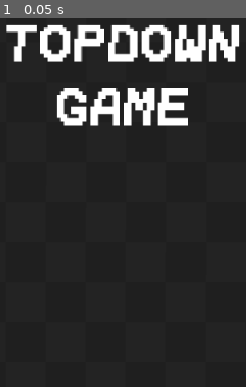
Above: before the commit, frame 1.
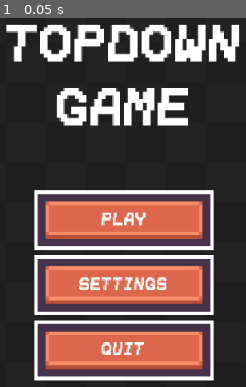
Above: after the commit, the same moment.

Repository: VictorPrazeres/TopDownGame
Game: Godot game, scene res://Scenes/UI/main_menu.tscn
Two runs of this game, one before a commit and one after it. Both use one fixed random seed, a clock stepped at 60 frames per second and the inputs below. The project has no main scene, so this scene is started directly.
Inputs:
- Up to frame 1 (0.05 s): no input

The runs differ from the first frame. In frame 1, 36% of the frame differs, in the area x 13-87%, y 46-99%.

Commit message:
feat(ui): add action buttons
Introduce new interactive button components to enable user actions
and improve interface navigation.

Diff:
--- /dev/null
+++ b/Extra/font_16.tres
@@ -0,0 +1,6 @@
+[gd_resource type="LabelSettings" format=3 uid="uid://4rm1gvou0f2t"]
+
+[ext_resource type="FontFile" uid="uid://cmkei0r5t77jr" path="res://Font/Lilian.ttf" id="1_g5kh2"]
+
+[resource]
+font = ExtResource("1_g5kh2")
--- a/Scenes/UI/main_menu.tscn
+++ b/Scenes/UI/main_menu.tscn
@@ -4,10 +4,20 @@
 [ext_resource type="Texture2D" uid="uid://bjnh3sonwurje" path="res://Sprites/background_tiled.png" id="2_i2xx2"]
 [ext_resource type="Shader" uid="uid://d0wppm343ud1g" path="res://Shaders/background.gdshader" id="2_u7lva"]
 [ext_resource type="LabelSettings" uid="uid://vxh5qk55fkll" path="res://Extra/font_48.tres" id="4_u7lva"]
+[ext_resource type="Texture2D" uid="uid://dy8e3xkc5qdbp" path="res://Sprites/Interface/Tilemap/tilemap_packed.png" id="5_4pqbp"]
+[ext_resource type="LabelSettings" uid="uid://4rm1gvou0f2t" path="res://Extra/font_16.tres" id="6_gih0s"]
 
 [sub_resource type="ShaderMaterial" id="ShaderMaterial_mrfpk"]
 shader = ExtResource("2_u7lva")
 shader_parameter/speed = 0.5
+
+[sub_resource type="AtlasTexture" id="AtlasTexture_k33u3"]
+atlas = ExtResource("5_4pqbp")
+region = Rect2(112, 48, 48, 16)
+
+[sub_resource type="AtlasTexture" id="AtlasTexture_4pqbp"]
+atlas = ExtResource("5_4pqbp")
+region = Rect2(176, 48, 48, 16)
 
 [node name="MainMenu" type="Control" unique_id=1799692364]
 layout_mode = 3
@@ -43,3 +53,289 @@
 GAME"
 label_settings = ExtResource("4_u7lva")
 horizontal_alignment = 1
+
+[node name="MainButtons" type="Control" parent="." unique_id=1446811542]
+custom_minimum_size = Vector2(350, 220)
+layout_mode = 1
+anchors_preset = 8
+anchor_left = 0.5
+anchor_top = 0.5
+anchor_right = 0.5
+anchor_bottom = 0.5
+offset_left = -175.0
+offset_top = -65.0
+offset_right = 175.0
+offset_bottom = 155.0
+grow_horizontal = 2
+grow_vertical = 2
+
+[node name="VBoxContainer" type="VBoxContainer" parent="MainButtons" unique_id=25317617]
+layout_mode = 1
+anchors_preset = 15
+anchor_right = 1.0
+anchor_bottom = 1.0
+grow_horizontal = 2
+grow_vertical = 2
+alignment = 1
+
+[node name="Play" type="Control" parent="MainButtons/VBoxContainer" unique_id=1920595148]
+custom_minimum_size = Vector2(0, 48)
+layout_mode = 2
+
+[node name="PlayButton" type="TextureButton" parent="MainButtons/VBoxContainer/Play" unique_id=687620756]
+custom_minimum_size = Vector2(180, 48)
+layout_mode = 1
+anchors_preset = 8
+anchor_left = 0.5
+anchor_top = 0.5
+anchor_right = 0.5
+anchor_bottom = 0.5
+offset_left = -90.0
+offset_top = -24.0
+offset_right = 90.0
+offset_bottom = 24.0
+grow_horizontal = 2
+grow_vertical = 2
+texture_normal = SubResource("AtlasTexture_k33u3")
+ignore_texture_size = true
+stretch_mode = 5
+
+[node name="Label" type="Label" parent="MainButtons/VBoxContainer/Play/PlayButton" unique_id=1332610017]
+layout_mode = 1
+anchors_preset = 15
+anchor_right = 1.0
+anchor_bottom = 1.0
+grow_horizontal = 2
+grow_vertical = 2
+text = "PLAY"
+label_settings = ExtResource("6_gih0s")
+horizontal_alignment = 1
+vertical_alignment = 1
+
+[node name="Settings" type="Control" parent="MainButtons/VBoxContainer" unique_id=981869235]
+custom_minimum_size = Vector2(0, 48)
+layout_mode = 2
+
+[node name="SettingsButton" type="TextureButton" parent="MainButtons/VBoxContainer/Settings" unique_id=1989229021]
+custom_minimum_size = Vector2(180, 48)
+layout_mode = 1
+anchors_preset = 8
+anchor_left = 0.5
+anchor_top = 0.5
+anchor_right = 0.5
+anchor_bottom = 0.5
+offset_left = -90.0
+offset_top = -24.0
+offset_right = 90.0
+offset_bottom = 24.0
+grow_horizontal = 2
+grow_vertical = 2
+texture_normal = SubResource("AtlasTexture_k33u3")
+ignore_texture_size = true
+stretch_mode = 5
+
+[node name="Label" type="Label" parent="MainButtons/VBoxContainer/Settings/SettingsButton" unique_id=2103290777]
+layout_mode = 1
+anchors_preset = 15
+anchor_right = 1.0
+anchor_bottom = 1.0
+grow_horizontal = 2
+grow_vertical = 2
+text = "SETTINGS"
+label_settings = ExtResource("6_gih0s")
+horizontal_alignment = 1
+vertical_alignment = 1
+
+[node name="Quit" type="Control" parent="MainButtons/VBoxContainer" unique_id=916735429]
+custom_minimum_size = Vector2(0, 48)
+layout_mode = 2
+
+[node name="QuitButton" type="TextureButton" parent="MainButtons/VBoxContainer/Quit" unique_id=1050185035]
+custom_minimum_size = Vector2(180, 48)
+layout_mode = 1
+anchors_preset = 8
+anchor_left = 0.5
+anchor_top = 0.5
+anchor_right = 0.5
+anchor_bottom = 0.5
+offset_left = -90.0
+offset_top = -24.0
+offset_right = 90.0
+offset_bottom = 24.0
+grow_horizontal = 2
+grow_vertical = 2
+texture_normal = SubResource("AtlasTexture_k33u3")
+ignore_texture_size = true
+stretch_mode = 5
+
+[node name="Label" type="Label" parent="MainButtons/VBoxContainer/Quit/QuitButton" unique_id=405252842]
+layout_mode = 1
+anchors_preset = 15
+anchor_right = 1.0
+anchor_bottom = 1.0
+grow_horizontal = 2
+grow_vertical = 2
+text = "QUIT"
+label_settings = ExtResource("6_gih0s")
+horizontal_alignment = 1
+vertical_alignment = 1
+
+[node name="SettingsButtons" type="Control" parent="." unique_id=2062001242]
+custom_minimum_size = Vector2(350, 220)
+layout_mode = 1
+anchors_preset = 8
+anchor_left = 0.5
+anchor_top = 0.5
+anchor_right = 0.5
+anchor_bottom = 0.5
+offset_left = 238.0
+offset_top = -65.0
+offset_right = 588.0
+offset_bottom = 155.0
+grow_horizontal = 2
+grow_vertical = 2
+
+[node name="VBoxContainer" type="VBoxContainer" parent="SettingsButtons" unique_id=1156993066]
+layout_mode = 1
+anchors_preset = 15
+anchor_right = 1.0
+anchor_bottom = 1.0
+grow_horizontal = 2
+grow_vertical = 2
+alignment = 1
+
+[node name="Music" type="Control" parent="SettingsButtons/VBoxContainer" unique_id=1043251458]
+custom_minimum_size = Vector2(0, 48)
+layout_mode = 2
+
+[node name="MusicButton" type="TextureButton" parent="SettingsButtons/VBoxContainer/Music" unique_id=922692902]
+custom_minimum_size = Vector2(180, 48)
+layout_mode = 1
+anchors_preset = 8
+anchor_left = 0.5
+anchor_top = 0.5
+anchor_right = 0.5
+anchor_bottom = 0.5
+offset_left = -90.0
+offset_top = -24.0
+offset_right = 90.0
+offset_bottom = 24.0
+grow_horizontal = 2
+grow_vertical = 2
+texture_normal = SubResource("AtlasTexture_4pqbp")
+ignore_texture_size = true
+stretch_mode = 5
+
+[node name="Label" type="Label" parent="SettingsButtons/VBoxContainer/Music/MusicButton" unique_id=2011268778]
+layout_mode = 1
+anchors_preset = 15
+anchor_right = 1.0
+anchor_bottom = 1.0
+grow_horizontal = 2
+grow_vertical = 2
+text = "MUSIC"
+label_settings = ExtResource("6_gih0s")
+horizontal_alignment = 1
+vertical_alignment = 1
+
+[node name="SFX" type="Control" parent="SettingsButtons/VBoxContainer" unique_id=149236827]
+custom_minimum_size = Vector2(0, 48)
+layout_mode = 2
+
+[node name="SFXButton" type="TextureButton" parent="SettingsButtons/VBoxContainer/SFX" unique_id=1415678749]
+custom_minimum_size = Vector2(180, 48)
+layout_mode = 1
+anchors_preset = 8
+anchor_left = 0.5
+anchor_top = 0.5
+anchor_right = 0.5
+anchor_bottom = 0.5
+offset_left = -90.0
+offset_top = -24.0
+offset_right = 90.0
+offset_bottom = 24.0
+grow_horizontal = 2
+grow_vertical = 2
+texture_normal = SubResource("AtlasTexture_4pqbp")
+ignore_texture_size = true
+stretch_mode = 5
+
+[node name="Label" type="Label" parent="SettingsButtons/VBoxContainer/SFX/SFXButton" unique_id=2106722478]
+layout_mode = 1
+anchors_preset = 15
+anchor_right = 1.0
+anchor_bottom = 1.0
+grow_horizontal = 2
+grow_vertical = 2
+text = "SFX"
+label_settings = ExtResource("6_gih0s")
+horizontal_alignment = 1
+vertical_alignment = 1
+
+[node name="Window" type="Control" parent="SettingsButtons/VBoxContainer" unique_id=758093911]
+custom_minimum_size = Vector2(0, 48)
+layout_mode = 2
+
+[node name="WindowButton" type="TextureButton" parent="SettingsButtons/VBoxContainer/Window" unique_id=394895791]
+custom_minimum_size = Vector2(180, 48)
+layout_mode = 1
+anchors_preset = 8
+anchor_left = 0.5
+anchor_top = 0.5
+anchor_right = 0.5
+anchor_bottom = 0.5
+offset_left = -90.0
+offset_top = -24.0
+offset_right = 90.0
+offset_bottom = 24.0
+grow_horizontal = 2
+grow_vertical = 2
+texture_normal = SubResource("AtlasTexture_4pqbp")
+ignore_texture_size = true
+stretch_mode = 5
+
+[node name="Label" type="Label" parent="SettingsButtons/VBoxContainer/Window/WindowButton" unique_id=1529722494]
+layout_mode = 1
+anchors_preset = 15
+anchor_right = 1.0
+anchor_bottom = 1.0
+grow_horizontal = 2
+grow_vertical = 2
+text = "WINDOWED"
+label_settings = ExtResource("6_gih0s")
+horizontal_alignment = 1
+vertical_alignment = 1
+
+[node name="Back" type="Control" parent="SettingsButtons/VBoxContainer" unique_id=238845404]
+custom_minimum_size = Vector2(0, 48)
+layout_mode = 2
+
+[node name="BackButton" type="TextureButton" parent="SettingsButtons/VBoxContainer/Back" unique_id=162687140]
+custom_minimum_size = Vector2(180, 48)
+layout_mode = 1
+anchors_preset = 8
+anchor_left = 0.5
+anchor_top = 0.5
+anchor_right = 0.5
+anchor_bottom = 0.5
+offset_left = -90.0
+offset_top = -24.0
+offset_right = 90.0
+offset_bottom = 24.0
+grow_horizontal = 2
+grow_vertical = 2
+texture_normal = SubResource("AtlasTexture_4pqbp")
+ignore_texture_size = true
+stretch_mode = 5
+
+[node name="Label" type="Label" parent="SettingsButtons/VBoxContainer/Back/BackButton" unique_id=577944931]
+layout_mode = 1
+anchors_preset = 15
+anchor_right = 1.0
+anchor_bottom = 1.0
+grow_horizontal = 2
+grow_vertical = 2
+text = "BACK"
+label_settings = ExtResource("6_gih0s")
+horizontal_alignment = 1
+vertical_alignment = 1
